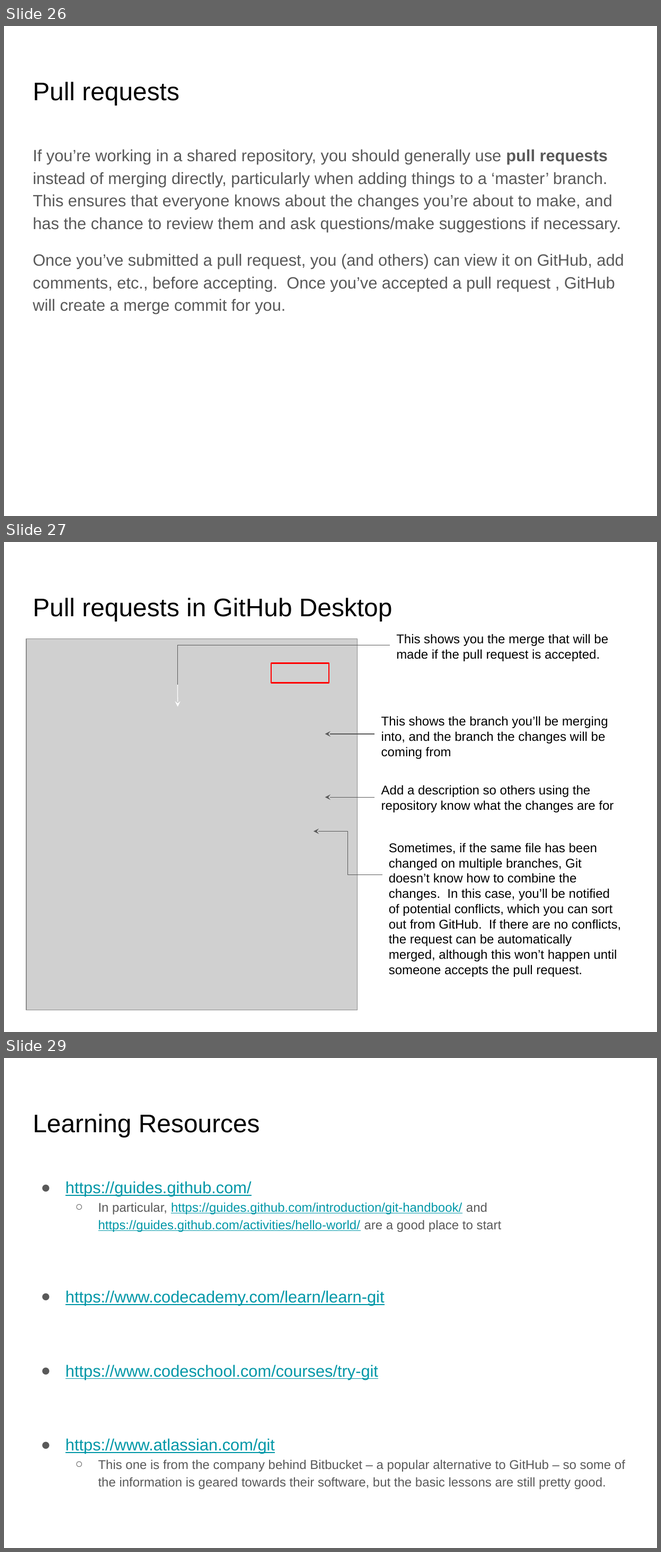
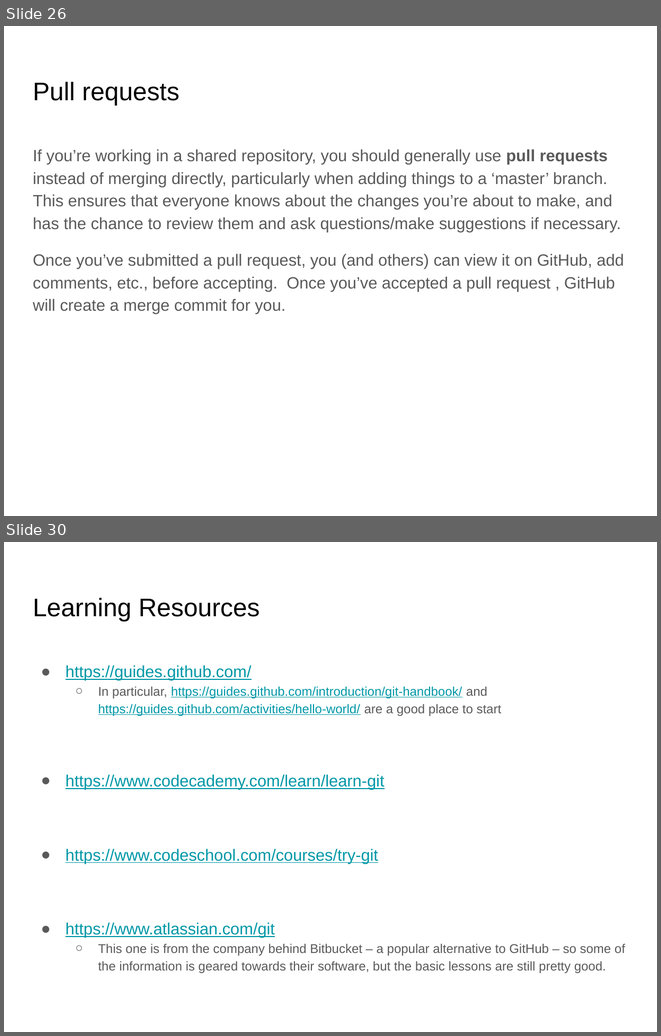
Before and after one commit to flyconnectome/coding-club, a slide deck: Git and GitHub.pptx. Shown one above the other, each under a label of ours: slides 26, 27 and 29 before the commit, slides 26 and 30 after it; the slides between them are not shown. The pictures are 661x1552 and 661x1036 pixels, drawn with LibreOffice and Linux fonts; fonts in the diff are those of the drawing; grey boxes stand for pictures. Boxes give left, top, right and bottom in pixels: in the first picture for what was removed or moved away, otherwise in the second. Text is boxed around its words. In the diff, an @@ line names an element or a change of style, - is before the commit and + after.

```diff
--- a/Git and GitHub.pptx
+++ b/Git and GitHub.pptx
@@ slide 27 removed at (4,542,657,1032), background #FFFFFF @@
@@ title removed at (33,598,392,621) @@
-Pull requests in GitHub Desktop
@@ text removed at (396,634,608,661) @@
-This shows you the merge that will be made if the pull request is accepted.
@@ picture removed at (26,638,358,1009) @@
@@ freeform shape removed at (178,645,390,685) @@
@@ rectangle removed at (271,663,329,682) @@
@@ arrow removed from (178, 685) to (178, 706) @@
@@ text removed at (381,716,608,759) @@
-This shows the branch you’ll be merging into, and the branch the changes will be coming from
@@ arrow removed from (375, 734) to (325, 734) @@
@@ text removed at (381,785,614,812) @@
-Add a description so others using the repository know what the changes are for
@@ arrow removed from (375, 797) to (325, 797) @@
@@ elbow arrow removed from (382, 874) to (314, 831) @@
@@ text removed at (389,843,621,977) @@
-Sometimes, if the same file has been changed on multiple branches, Git doesn’t know how to combine the changes. In this case, you’ll be notified of potential conflicts, which you can sort out from GitHub. If there are no conflicts, the request can be automatically merged, although this won’t happen until someone accepts the pull request.
@@ what was slide 29 is now slide 30 @@
```
Also in this commit, not shown: 9 slides changed, 6 slides added, 3 other slides removed.
